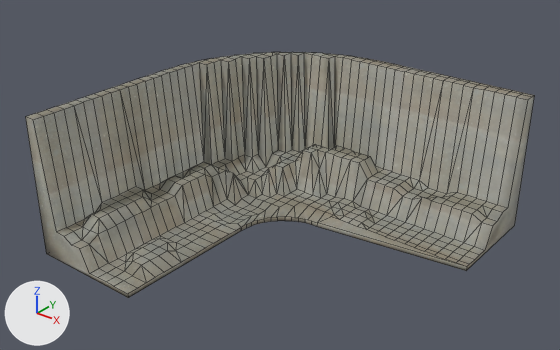
What one commit did to the FBX model Assets/Resources/walls/leftTurnout.fbx.
Camera for both pictures: a 50 mm camera at (37.5, -48.3, 35.6) aimed at (-0.6, -0.7, 6.1). The axes (+X, +Y, +Z) are drawn at lower left. The lights are the same throughout. Mesh edges are drawn as thin lines. Where no turn or scale is listed for an object, it has been applied to the vertices.
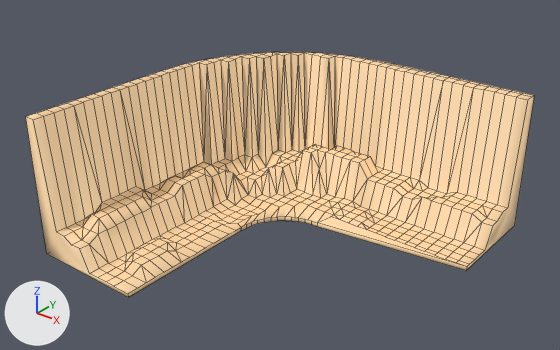
Where the change shows, as pixel boxes (x1, y1, x2, y2) in the pictures (560 x 350 px):
'Mesh1', recoloured (grey to beige)
    both: (26, 52, 534, 298)

Edits to the bpy script that builds the scene:
```text
Add mat_color_c03:
    mat_color_c03 = principled_material('Color_C03')
    mat_color_c03.base_color = (1.0, 0.698, 0.396)  # beige #ffdaa9
    mat_color_c03.roughness = 0.553
Change me_mesh:
    where me_mesh.from_pydata(...)  # 611 vertices, 617 faces; spans x -15.0..15.0, y -15.5..15.0, z -0.4..12.5
    remove me_mesh.materials.append(mat_stone_vein_gray)  # picture img_stone_vein_gray_jpg
    add me_mesh.materials.append(mat_color_c03)  # beige #ffdaa9
```
